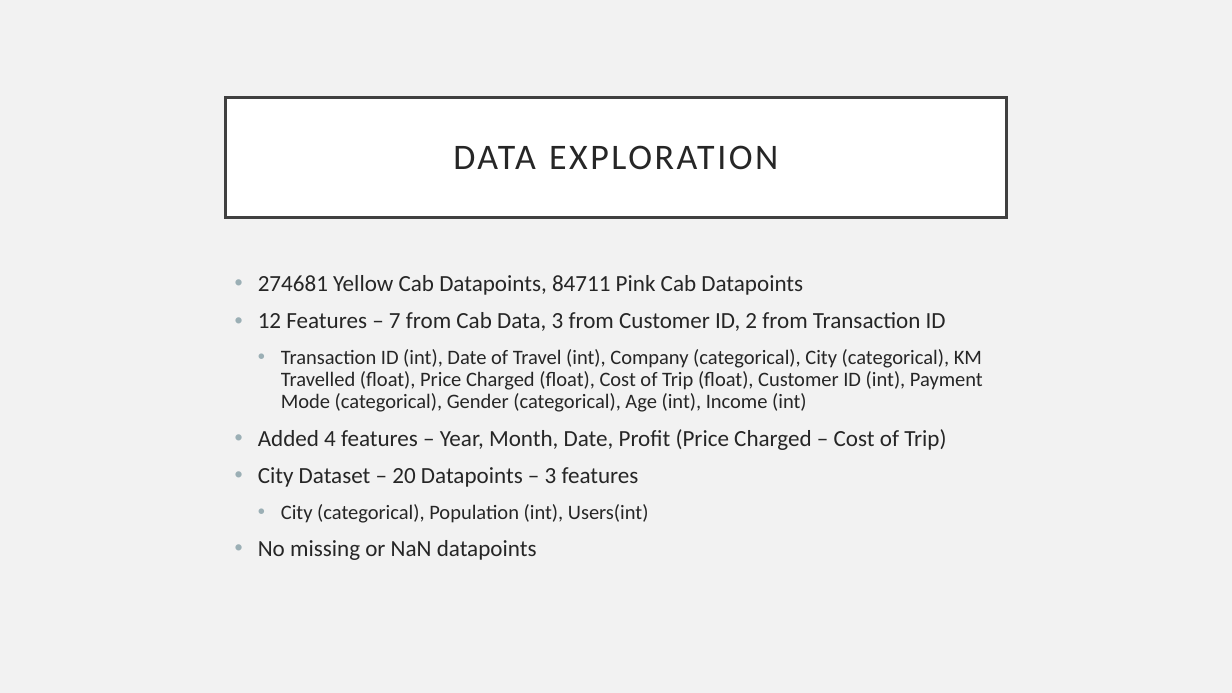
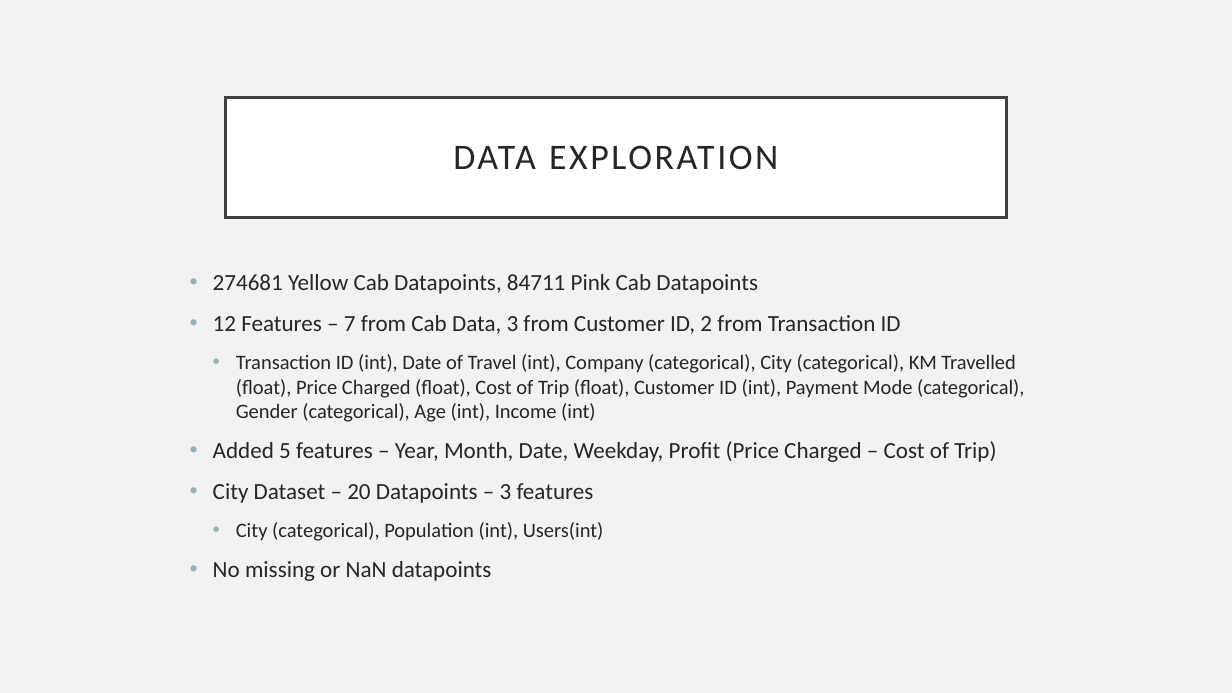
Before and after one commit to mattjzhou888/dg_w2, a slide deck: slide 4 of Cab Presentation.pptx. Drawn at 1232x693 pixels with LibreOffice and Linux fonts; fonts in the diff are those of the drawing. Boxes give left, top, right and bottom in pixels: in the first picture for what was removed or moved away, otherwise in the second. Text is boxed around its words. In the diff, an @@ line names an element or a change of style, - is before the commit and + after.

Commit message:
Uploaded Data Intake Repoert and updated presentation

```diff
--- a/Cab Presentation.pptx
+++ b/Cab Presentation.pptx
@@ text "274681 Yellow Cab Datapoints, 84711 ..." moved from (x1=258, y1=275, x2=983, y2=560) to (x1=213, y1=274, x2=1025, y2=581) @@
@@ text at (x1=213, y1=274, x2=1025, y2=581): line spacing 0.9 to 1 @@
@@ text at (x1=213, y1=441, x2=996, y2=462): text changed @@
-• Added 4 features – Year, Month, Date, Profit (Price Charged – Cost of Trip)
+• Added 5 features – Year, Month, Date, Weekday, Profit (Price Charged – Cost of Trip)
```
Also in this commit, not shown: 1 other file.
